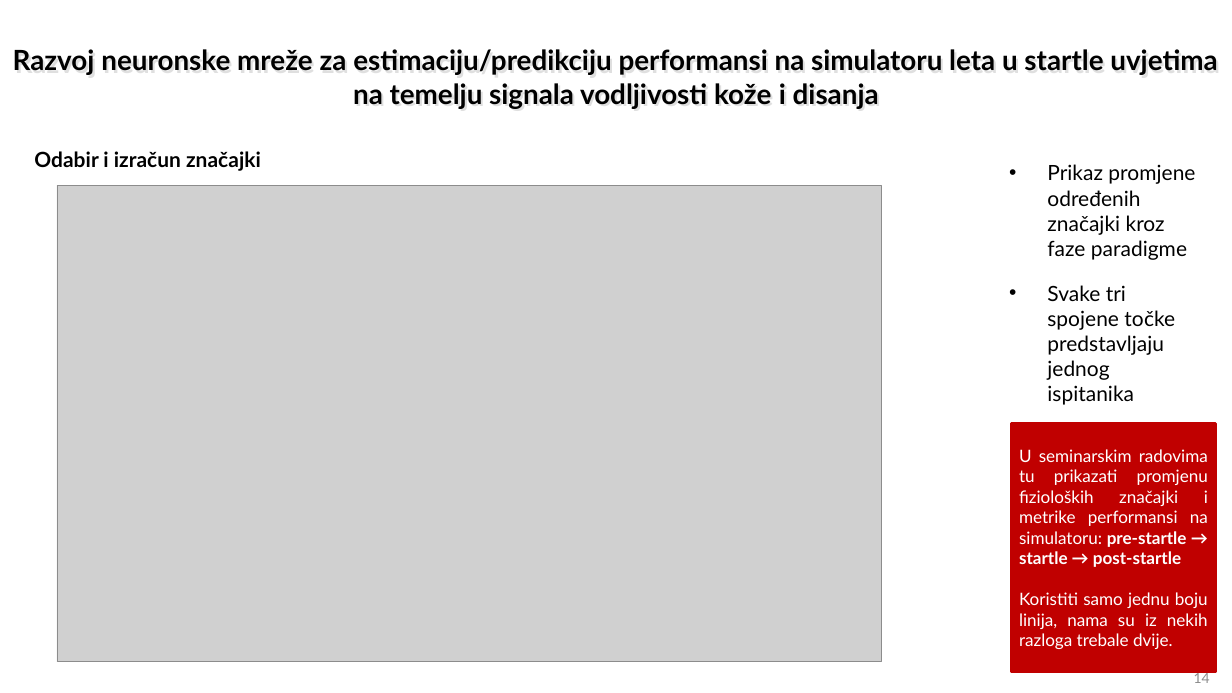
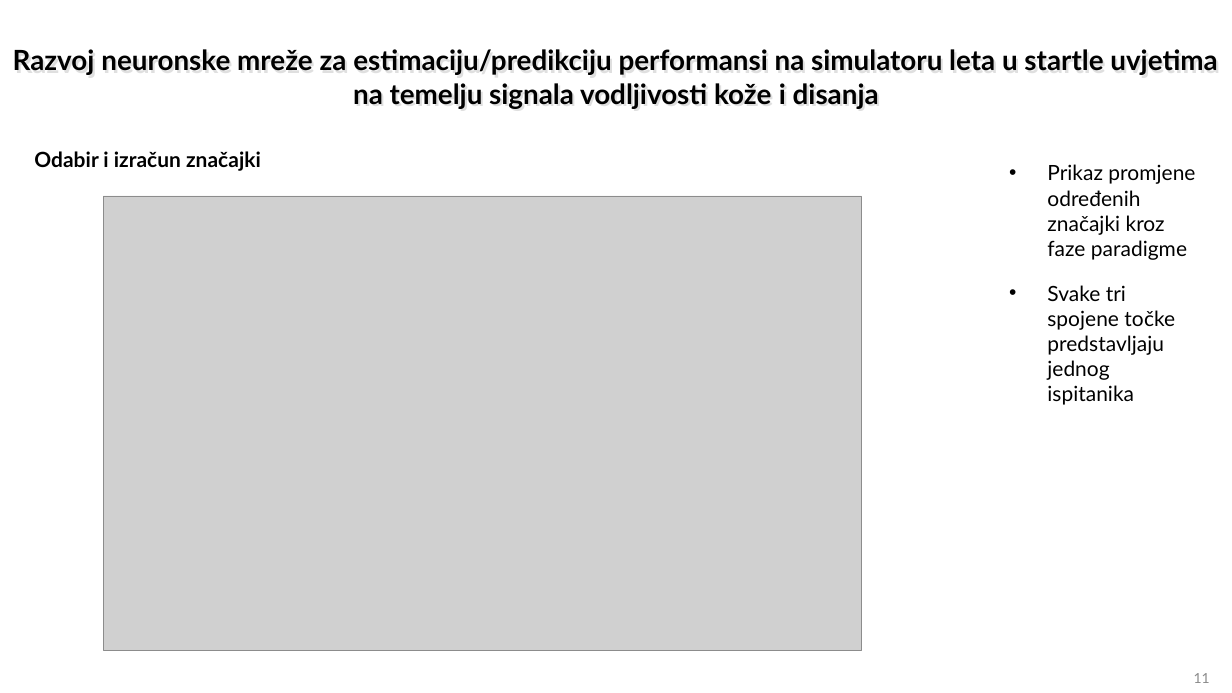
Before and after one commit to florijan127/ost_seminar, a slide deck: slide 11 of OST_2024-25_Predlozak za prakticni seminarski rad_Web (1).pptx (slide 14 before the commit). Drawn at 1232x693 pixels with LibreOffice and Linux fonts; fonts in the diff are those of the drawing; grey boxes stand for pictures. Boxes give left, top, right and bottom in pixels: in the first picture for what was removed or moved away, otherwise in the second. Text is boxed around its words. In the diff, an @@ line names an element or a change of style, - is before the commit and + after.

```diff
--- a/OST_2024-25_Predlozak za prakticni seminarski rad_Web (1).pptx
+++ b/OST_2024-25_Predlozak za prakticni seminarski rad_Web (1).pptx
@@ picture: place and size @@
-picture at [57, 185, 881, 661]
+picture at [103, 196, 862, 651]
@@ rectangle removed at [1012, 424, 1216, 672] @@
-U seminarskim radovima tu prikazati promjenu fizioloških značajki i metrike performansi na simulatoru: pre-startle → startle → post-startle
-Koristiti samo jednu boju linija, nama su iz nekih razloga trebale dvije.
@@ page number at [1194, 673, 1210, 683]: text changed @@
-14
+11
```
Also in this commit, not shown: 12 other slides changed, 6 slides removed, 3 other files.
